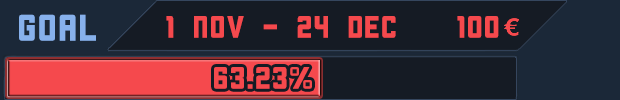
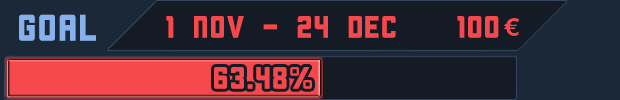
The second 620 × 100 image is a revision of the first. Changes to its layers:
renamed "63.23%" to "63.48%", painted on it over [253, 67, 278, 89]
